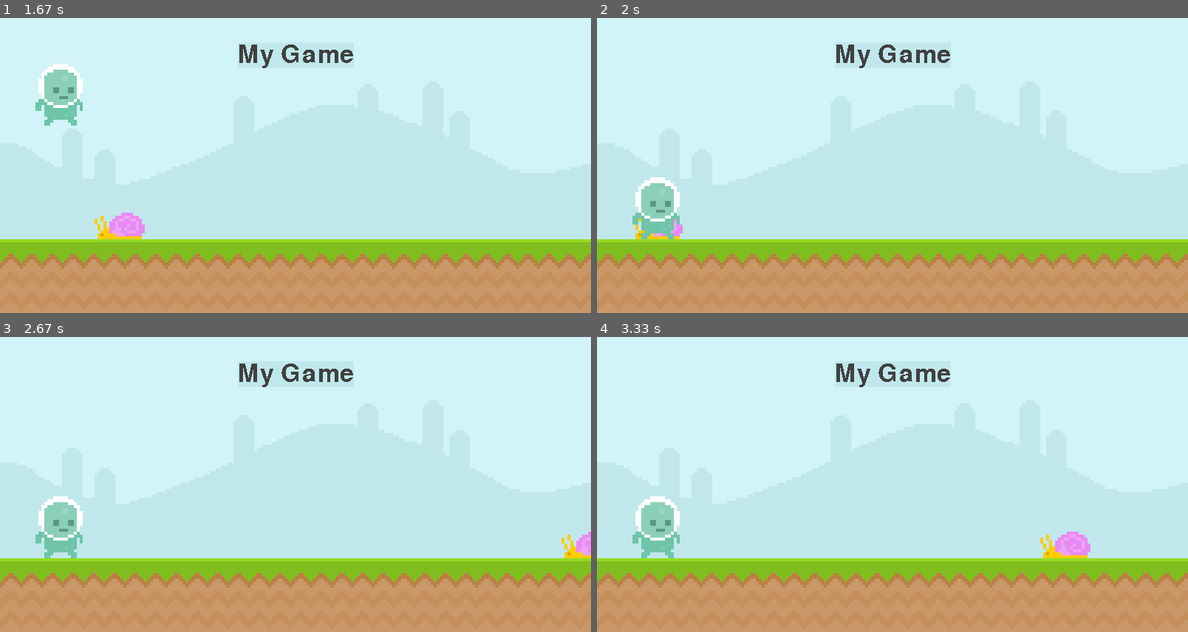
Above: before the commit, frames 1-4 (two rows, left to right).
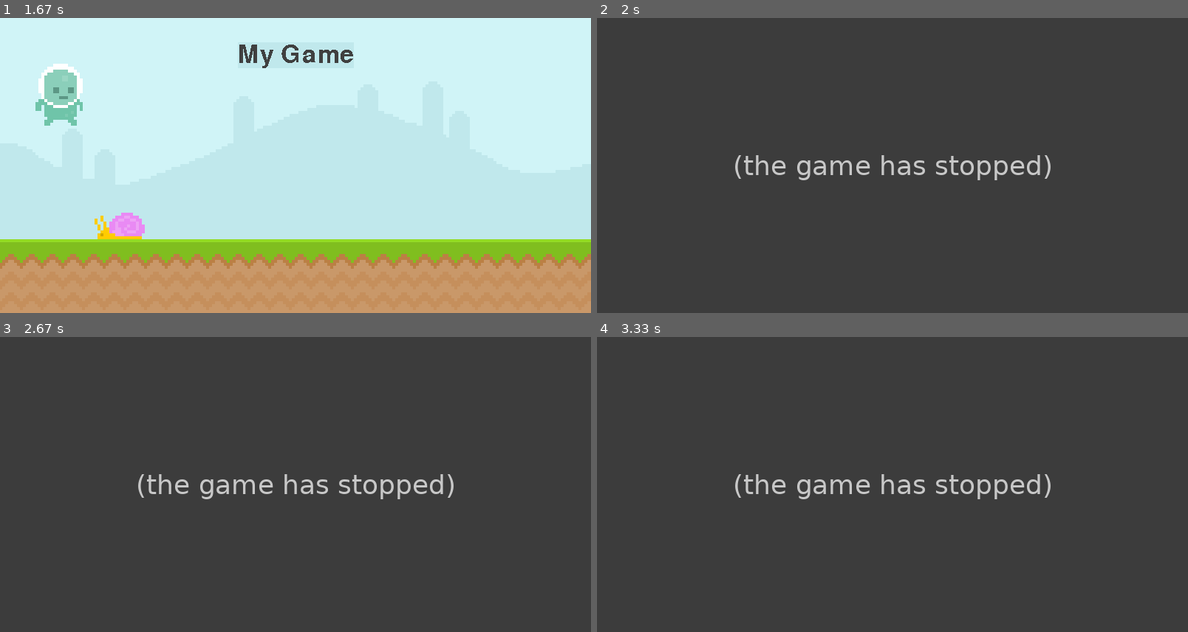
Above: after the commit, the same moments.

Repository: sfazli96/pygame-guide
Game: pygame game, started from game.py
Same seed, same stepped clock (60 frames per second), same inputs: the game is played once before the commit and once after it.
Inputs (mouse positions are in pixels of both pictures, inside the frame that each line leads up to):
- Up to frame 1 (1.67 s): press the mouse at (59, 206) at 0.37 s; move the mouse to (165, 147) at 0.47 s; release the mouse at (271, 85) at 0.6 s; press the mouse at (59, 206) at 1.2 s; move the mouse to (118, 162) at 1.3 s; release the mouse at (171, 118) at 1.43 s
- Up to frame 2 (2 s): no input
- Up to frame 3 (2.67 s): no input
- Up to frame 4 (3.33 s): no input

Frame 1 is identical in both runs. In frame 2, 99% of the frame differs, in the area x 0-100%, y 0-100%; in frame 3, 99%; in frame 4, 99%.
After the commit the program exited at 1.82 s; later frames show no game.

Commit message:
game quits after collision but need two game states

Diff:
--- a/game.py
+++ b/game.py
@@ -51,6 +51,7 @@
     if snail_rect.right <= 0:
         snail_rect.left = 800
     screen.blit(snail_surface, snail_rect)
+
     # Player Jumping/Gravity
     player_gravity += 1 # want to move the player's gravity downwards
     player_rect.y += player_gravity
@@ -74,6 +75,11 @@
     #     # print('Collision')
     #     print(pygame.mouse.get_pressed())
 
+    # collision for game
+    if snail_rect.colliderect(player_rect):
+        pygame.quit()
+        exit()
+
     # update everything
     pygame.display.update()
     clock.tick(60) # should not run faster than 60 frames per second in the while true loop
